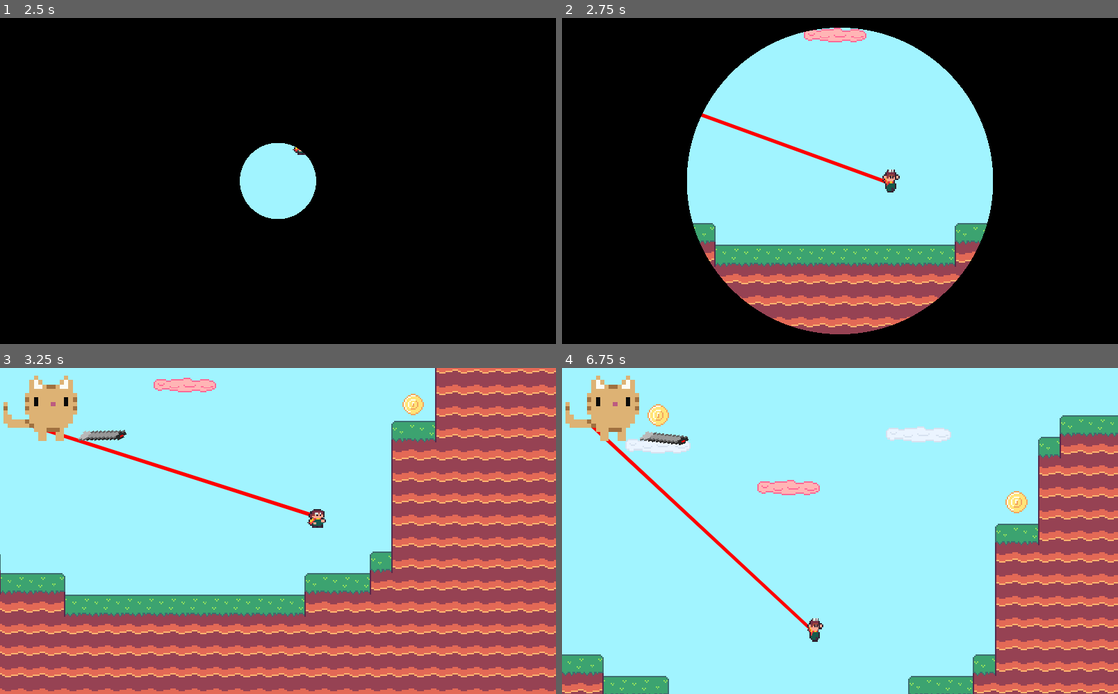
Above: before the commit, frames 1-4 (two rows, left to right).
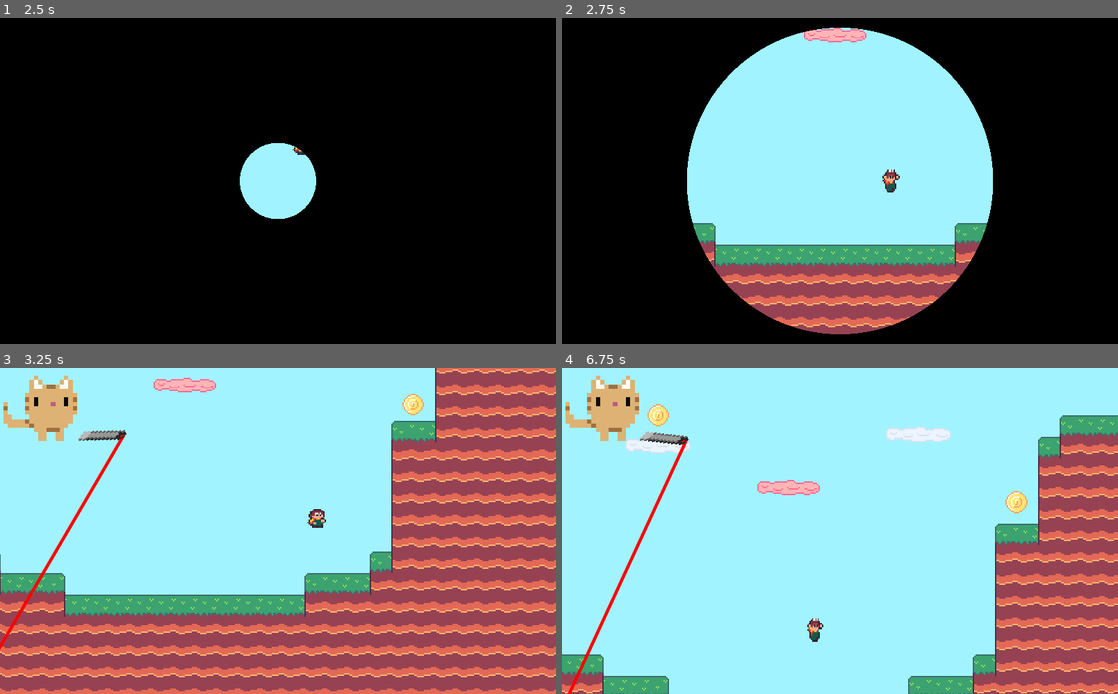
Above: after the commit, the same moments.

Repository: aarongrisez/gmtk2023
Game: Godot game, scene res://UI/Menu.tscn
The game is run twice, just before and just after one commit, with the same random seed, the same clock (stepped at 60 frames per second) and the same inputs. Sound files missing from this copy of the repository are replaced by a short silence.
Inputs (mouse positions are in pixels of both pictures, inside the frame that each line leads up to):
- Up to frame 1 (2.5 s): click "Play" at 0.5 s; click "Play" at 1.25 s; tap Enter at 2 s; move the mouse to (400, 164) at 2.02 s; hold Right (right) from 2.03 s (still down); tap Space (jump) at 2.27 s
- Up to frame 2 (2.75 s): keep holding Right (right)
- Up to frame 3 (3.25 s): keep holding Right (right); move the mouse to (166, 547) at 2.77 s; tap Space (jump) at 3.02 s
- Up to frame 4 (6.75 s): move the mouse to (895, 459) at 3.52 s; release Right (right) at 3.53 s; hold Left (left) 3.53-4.28 s; move the mouse to (812, 596) at 4.27 s; hold Right (right) 4.28-5.78 s; tap Space (jump) at 4.52, 5.27, 6.02 s; move the mouse to (1006, 579) at 5.02 s; move the mouse to (673, 482) at 5.77 s; hold Left (left) 5.78-6.53 s; move the mouse to (867, 531) at 6.52 s; hold Right (right) from 6.53 s (still down)

Frame 1 is identical in both runs. In frame 2, 0.4% of the frame differs, in the area x 25-58%, y 29-51%; in frame 3, 1.1%; in frame 4, 1.2%, in the area x 1-45%, y 18-100%.

Commit message:
laser origin

Diff:
--- a/gmtk2023/Player/Assets/Player.gd
+++ b/gmtk2023/Player/Assets/Player.gd
@@ -59,6 +59,7 @@
 
 func _draw():
 	var pen = get_tree().get_current_scene().find_node("Pen")
+	var laser_target = get_tree().get_current_scene().find_node("LaserTarget")
 	if pen != null:
 		# print(pen.get_rect())
 		# print(pen.get_position())
@@ -69,11 +70,16 @@
 		# print(pen.get_transform().get_origin())
 		# print(pen.get_viewport_transform().get_origin())
 		# print(pen.get_viewport().get_global_canvas_transform().get_origin())
-		var origin = -get_viewport().get_canvas_transform().get_origin() / get_viewport().get_canvas_transform().get_scale()
-		var pen_origin = pen.get_global_transform().get_origin() / pen.get_global_transform().get_scale()
-		origin += pen_origin
-		var pos = get_position()
-		draw_line(Vector2(0, 0), to_local(origin), Color(1, 0, 0), 2, true)
+		var tip_offset = pen.get_rect().size * pen.get_transform().get_scale() * pen.get_global_transform().get_scale() / get_viewport().get_canvas_transform().get_scale()
+		tip_offset += Vector2(-2, 7)
+		var rotation_transform = Transform2D().rotated(pen.get_transform().get_rotation())
+		tip_offset = rotation_transform.basis_xform(tip_offset)
+		var canvas_origin = -get_viewport().get_canvas_transform().get_origin() / get_viewport().get_canvas_transform().get_scale()
+		var pen_origin = pen.get_global_transform().get_origin() / get_viewport().get_canvas_transform().get_scale()
+		var ray_origin = canvas_origin + pen_origin
+		ray_origin -= tip_offset
+		var laser_target_origin = canvas_origin + laser_target.get_global_position() * get_viewport().get_canvas_transform().get_scale()
+		draw_line(to_local(laser_target_origin), to_local(ray_origin), Color(1, 0, 0), 2, true)
 
 func _physics_process(delta):
 	last_state = state
